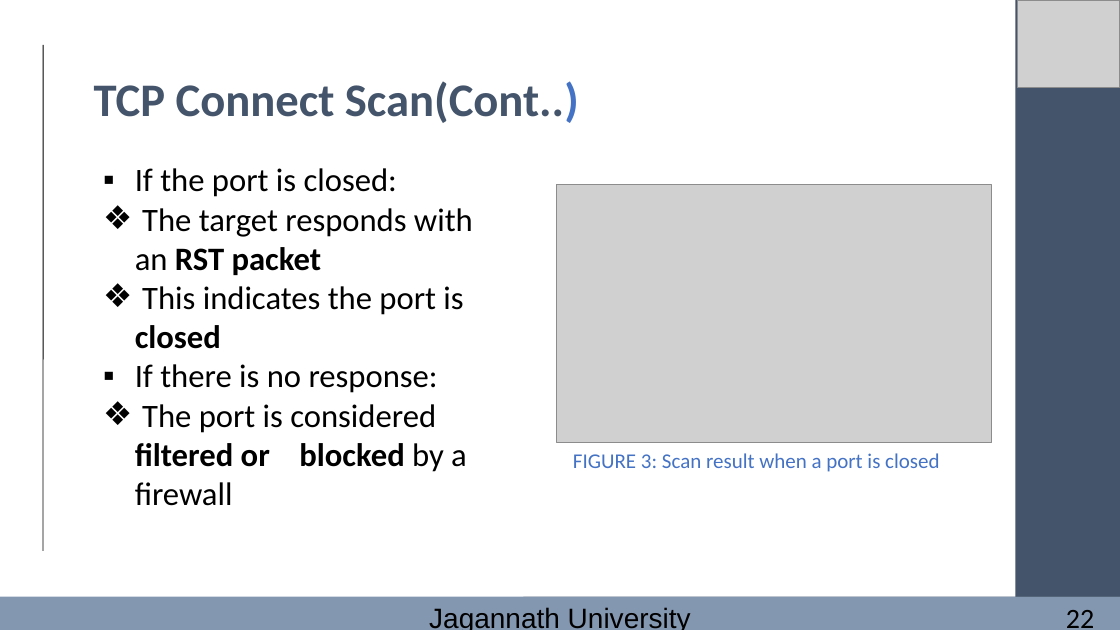
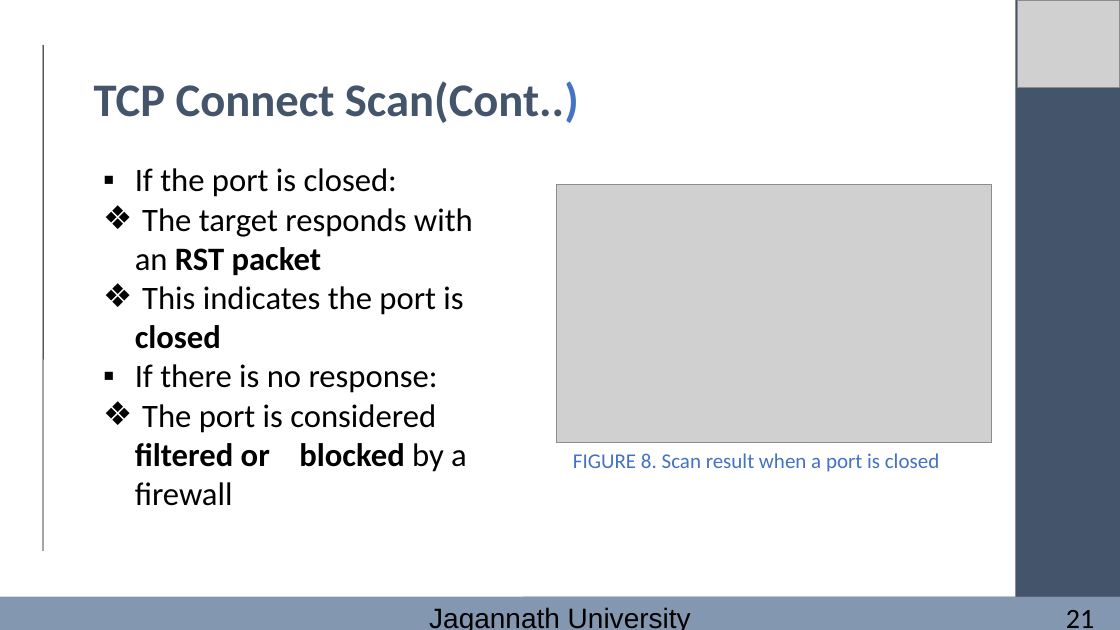
Before and after one commit to FarhanaSuci/MSc_JnU_PresentationSlides, a slide deck: slide 21 of Presentetion_EthicalHacking (1).pptx. Drawn at 1120x630 pixels with LibreOffice and Linux fonts; fonts in the diff are those of the drawing; grey boxes stand for pictures. Boxes give left, top, right and bottom in pixels: in the first picture for what was removed or moved away, otherwise in the second. Text is boxed around its words. In the diff, an @@ line names an element or a change of style, - is before the commit and + after.

```diff
--- a/Presentetion_EthicalHacking (1).pptx
+++ b/Presentetion_EthicalHacking (1).pptx
@@ text at (573, 453, 939, 472): text changed @@
-FIGURE 3: Scan result when a port is closed
+FIGURE 8. Scan result when a port is closed
@@ text at (1066, 610, 1094, 628): text changed @@
-22
+21
```
Also in this commit, not shown: 30 other slides changed.
